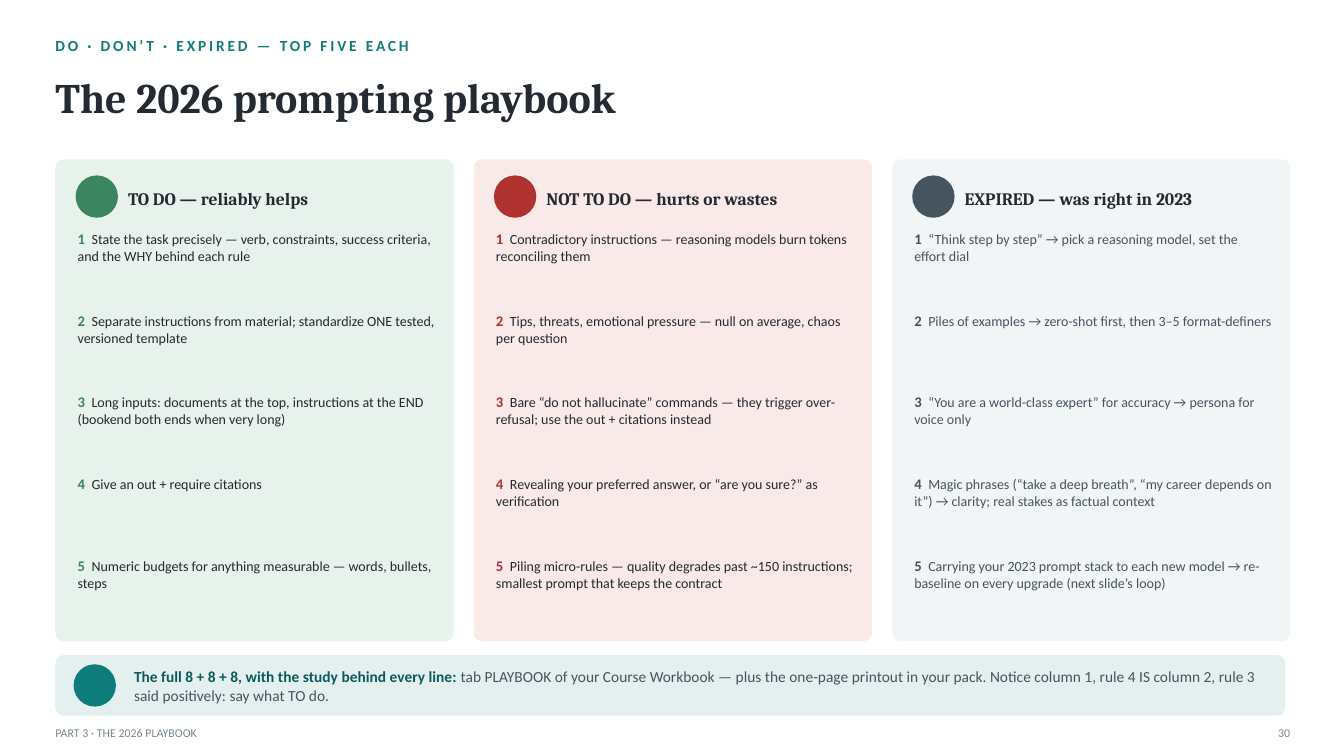
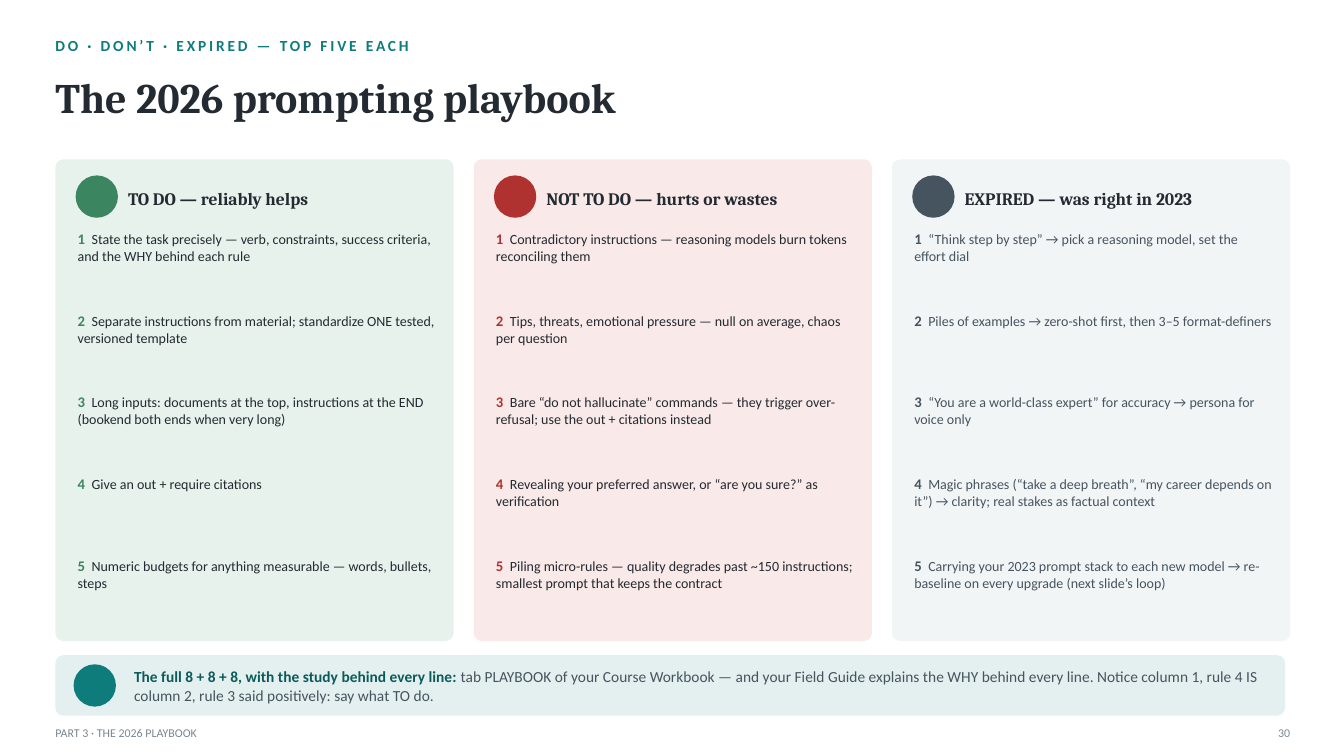
Before and after one commit to naviero1/Claude-Works, a slide deck: slide 30 of ai-training-prompt-engineering/deliverables/From_Prompts_to_Agents_Training.pptx. Drawn at 1344x756 pixels with LibreOffice and Linux fonts; fonts in the diff are those of the drawing; background and template pictures are left out. Boxes give left, top, right and bottom in pixels: in the first picture for what was removed or moved away, otherwise in the second. Text is boxed around its words. In the diff, an @@ line names an element or a change of style, - is before the commit and + after.

```diff
--- a/ai-training-prompt-engineering/deliverables/From_Prompts_to_Agents_Training.pptx
+++ b/ai-training-prompt-engineering/deliverables/From_Prompts_to_Agents_Training.pptx
@@ text at bbox=[134, 671, 1257, 704]: text changed @@
-The full 8 + 8 + 8, with the study behind every line: tab PLAYBOOK of your Course Workbook — plus the one-page printout in your pack. Notice column 1, rule 4 IS column 2, rule 3 said positively: say what TO do.
+The full 8 + 8 + 8, with the study behind every line: tab PLAYBOOK of your Course Workbook — and your Field Guide explains the WHY behind every line. Notice column 1, rule 4 IS column 2, rule 3 said positively: say what TO do.
```
Also in this commit, not shown: 1 other slide changed, 16 other files.
